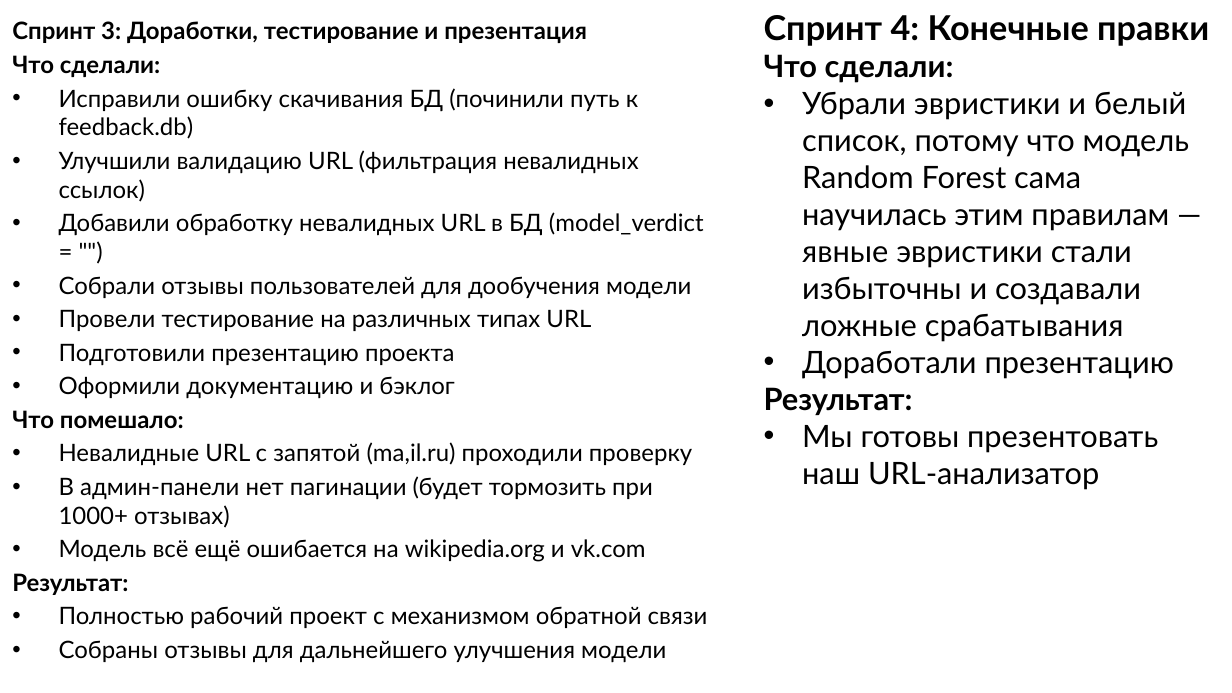
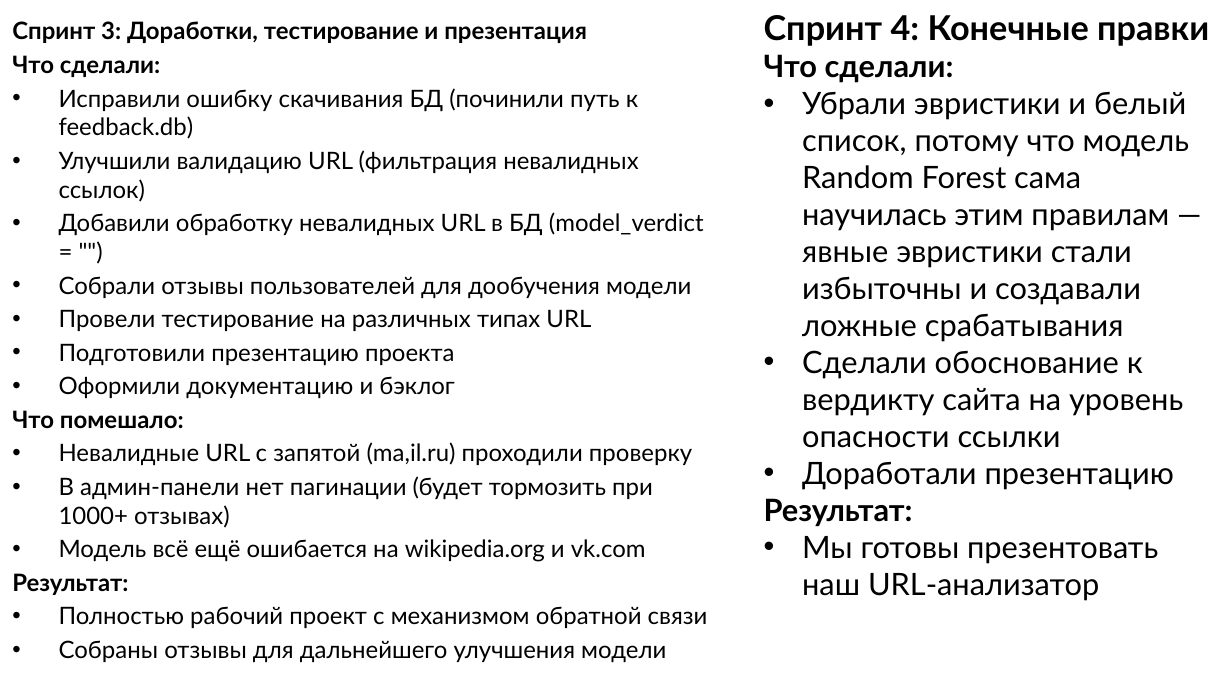
Before and after one commit to urlanalyzer95/url-analyzer, a slide deck: slide 31 of Разработка анализатора подозрительности URL.pptx. Drawn at 1232x693 pixels with LibreOffice and Linux fonts; fonts in the diff are those of the drawing. Boxes give left, top, right and bottom in pixels: in the first picture for what was removed or moved away, otherwise in the second. Text is boxed around its words. In the diff, an @@ line names an element or a change of style, - is before the commit and + after.

```diff
--- a/Разработка анализатора подозрительности URL.pptx
+++ b/Разработка анализатора подозрительности URL.pptx
@@ text at bbox=[802, 350, 1183, 448]: paragraph added @@
+• Сделали обоснование к вердикту сайта на уровень опасности ссылки
```
Also in this commit, not shown: 1 other slide changed.
